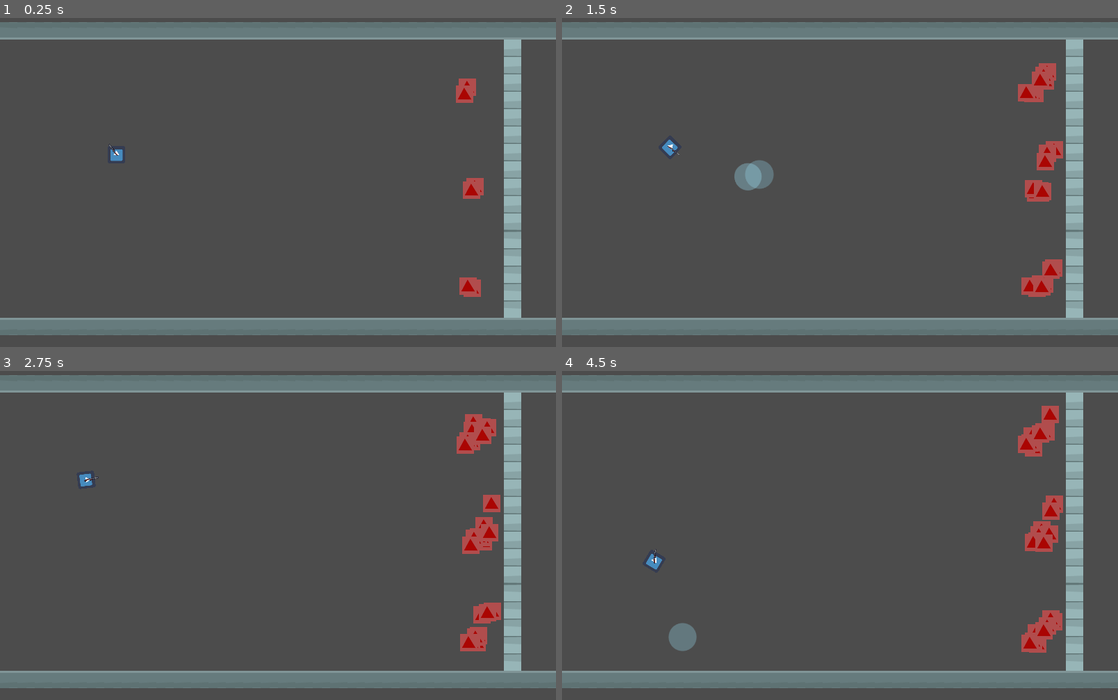
Above: before the commit, frames 1-4 (two rows, left to right).
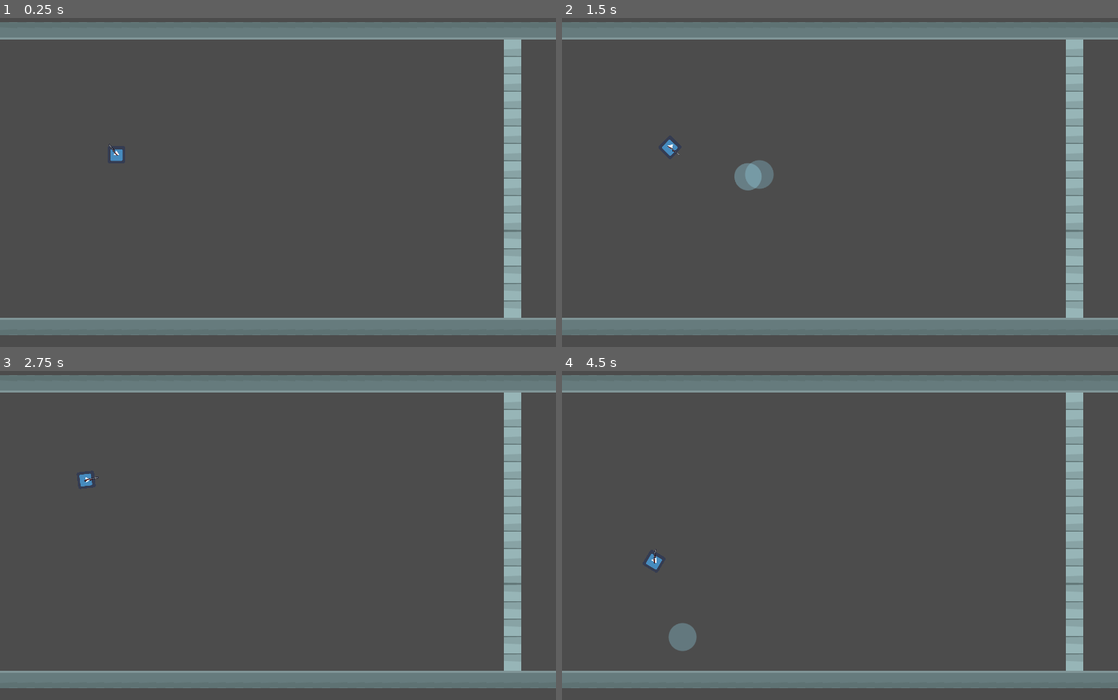
Above: after the commit, the same moments.

Repository: TeamGamePlay/game-firefighter
Game: Godot game, scene res://levels/level_1/World_1.tscn
Same seed, same stepped clock (60 frames per second), same inputs: the game is played once before the commit and once after it. This scene is started directly instead of the project's main scene. The engine's default icon, where the game draws it, is replaced by a stand-in: a white triangle on a blue panel in a dark square.
Inputs (mouse positions are in pixels of both pictures, inside the frame that each line leads up to):
- Up to frame 1 (0.25 s): no input
- Up to frame 2 (1.5 s): tap Enter (ui_accept) at 0.5, 0.77 s; move the mouse to (962, 156) at 0.52 s; hold Right (ui_right) 0.53-1.28 s; move the mouse to (728, 198) at 1.27 s; hold Down (ui_down) from 1.28 s (still down)
- Up to frame 3 (2.75 s): tap Enter (ui_accept) at 1.52 s; move the mouse to (333, 440) at 2.02 s; release Down (ui_down) at 2.03 s; hold Right (ui_right) from 2.03 s (still down)
- Up to frame 4 (4.5 s): move the mouse to (812, 614) at 2.77 s; release Right (ui_right) at 2.78 s; hold Up (ui_up) 2.78-3.53 s; tap Enter (ui_accept) at 3.02, 3.77 s; move the mouse to (1006, 594) at 3.52 s; hold Left (ui_left) from 3.53 s (still down); move the mouse to (673, 469) at 4.27 s

The runs differ from the first frame. In frame 1, 0.7% of the frame differs, in the area x 82-87%, y 18-85%; in frame 2, 1.7%; in frame 3, 1.9%; in frame 4, 2.0%, in the area x 82-91%, y 10-86%.

Commit message:
implementacion del agua apagando el fuego

Diff:
--- /dev/null
+++ b/FireFighters/fire-particles/Humo.gd
@@ -0,0 +1,19 @@
+extends Area2D
+
+# Declare member variables here. Examples:
+# var a = 2
+# var b = "text"
+
+# Called when the node enters the scene tree for the first time.
+func _ready():
+	pass # Replace with function body.
+
+# Called every frame. 'delta' is the elapsed time since the previous frame.
+#func _process(delta):
+#	pass
+
+
+func _on_Humo_body_entered(body):
+	if body.get_name() == "Player":
+		pass
+		#global.decrementarOxigeno()
--- a/FireFighters/fire-particles/Particles2D.tscn
+++ b/FireFighters/fire-particles/Particles2D.tscn
@@ -1,7 +1,8 @@
-[gd_scene load_steps=5 format=2]
+[gd_scene load_steps=7 format=2]
 
 [ext_resource path="res://assets/triangle.png" type="Texture" id=1]
 [ext_resource path="res://FireFighters/fire-particles/Area2D.gd" type="Script" id=2]
+[ext_resource path="res://FireFighters/fire-particles/Humo.gd" type="Script" id=3]
 
 [sub_resource type="ParticlesMaterial" id=1]
 flag_rotate_y = true
@@ -14,6 +15,9 @@
 
 [sub_resource type="CircleShape2D" id=2]
 radius = 64.8034
+
+[sub_resource type="RectangleShape2D" id=3]
+extents = Vector2( 137.98, 122.555 )
 
 [node name="Particles2D" type="Particles2D"]
 scale = Vector2( 0.5, 0.5 )
@@ -32,4 +36,14 @@
 
 [node name="CollisionShape2D" type="CollisionShape2D" parent="Area2D"]
 shape = SubResource( 2 )
+
+[node name="Humo" type="Area2D" parent="."]
+script = ExtResource( 3 )
+
+[node name="CollisionShape2D" type="CollisionShape2D" parent="Humo"]
+position = Vector2( 5.04199, 0 )
+shape = SubResource( 3 )
+
+[node name="Timer" type="Timer" parent="."]
 [connection signal="area_entered" from="Area2D" to="Area2D" method="_on_Area2D_area_entered"]
+[connection signal="body_entered" from="Humo" to="Humo" method="_on_Humo_body_entered"]
--- a/levels/level_1/World_1.tscn
+++ b/levels/level_1/World_1.tscn
@@ -23,5 +23,5 @@
 [node name="Fire-3" parent="." instance=ExtResource( 3 )]
 position = Vector2( 862.601, 405.651 )
 
-[node name="KinematicBody2D" parent="." instance=ExtResource( 4 )]
+[node name="Player" parent="." instance=ExtResource( 4 )]
 position = Vector2( 213.99, 339.867 )
